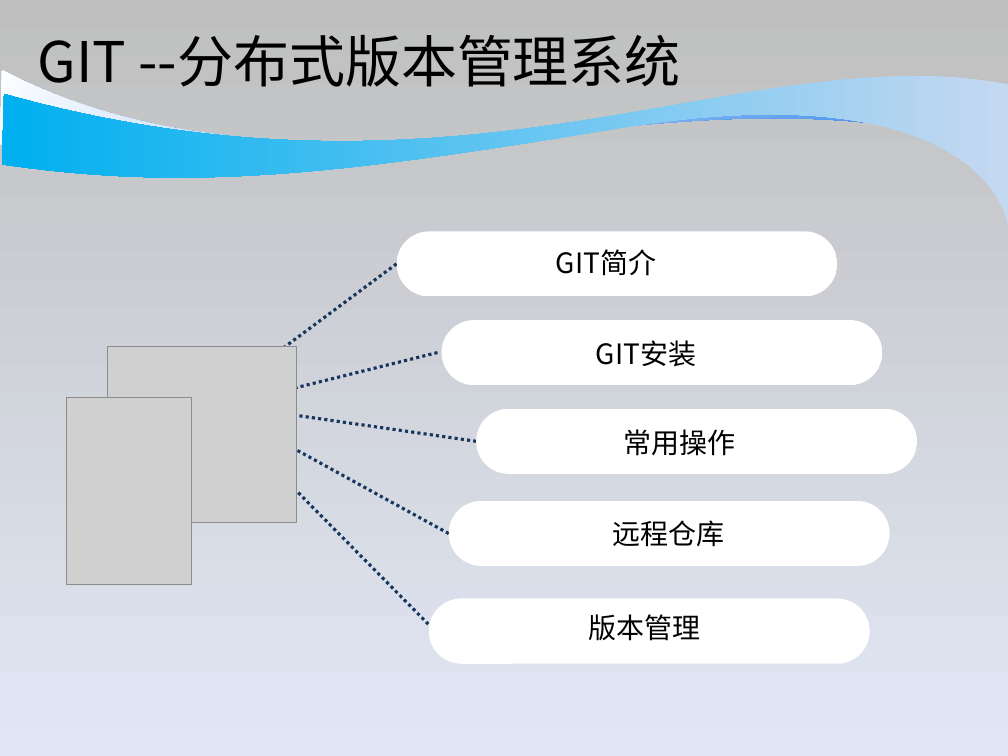
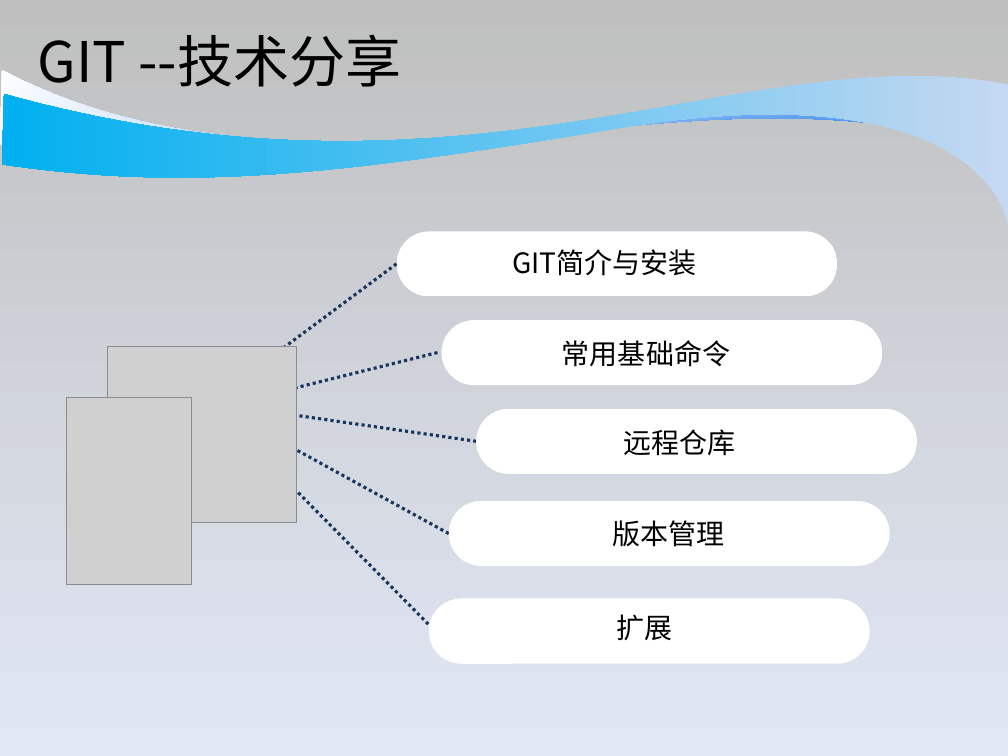
Before and after one commit to wobushixianyu/GitSkillSharing, a slide deck: slide 2 of git_skill_sharing.ppt. Drawn at 1008x756 pixels with LibreOffice and Linux fonts; fonts in the diff are those of the drawing; grey boxes stand for pictures; background and template pictures are left out. Boxes give left, top, right and bottom in pixels: in the first picture for what was removed or moved away, otherwise in the second. Text is boxed around its words. In the diff, an @@ line names an element or a change of style, - is before the commit and + after.

```diff
--- a/git_skill_sharing.ppt
+++ b/git_skill_sharing.ppt
@@ title at <box>38,34,402,97</box>: text changed @@
-GIT --分布式版本管理系统
+GIT --技术分享
@@ text at <box>512,249,697,276</box>: text changed @@
-GIT简介
+GIT简介与安装
@@ text at <box>562,340,730,367</box>: text changed @@
-GIT安装
+常用基础命令
@@ text "远程仓库": place and size @@
-text "远程仓库" at <box>613,520,725,547</box>
+text "远程仓库" at <box>623,429,735,456</box>
@@ text removed at <box>623,429,735,456</box> @@
-常用操作
@@ text added at <box>613,520,725,547</box>, 20 pt, text #000000 @@
+版本管理
@@ text at <box>616,614,672,640</box>: text changed @@
-版本管理
+扩展
```
Also in this commit, not shown: 2 other slides changed, 4 slides added, 2 slides removed.
